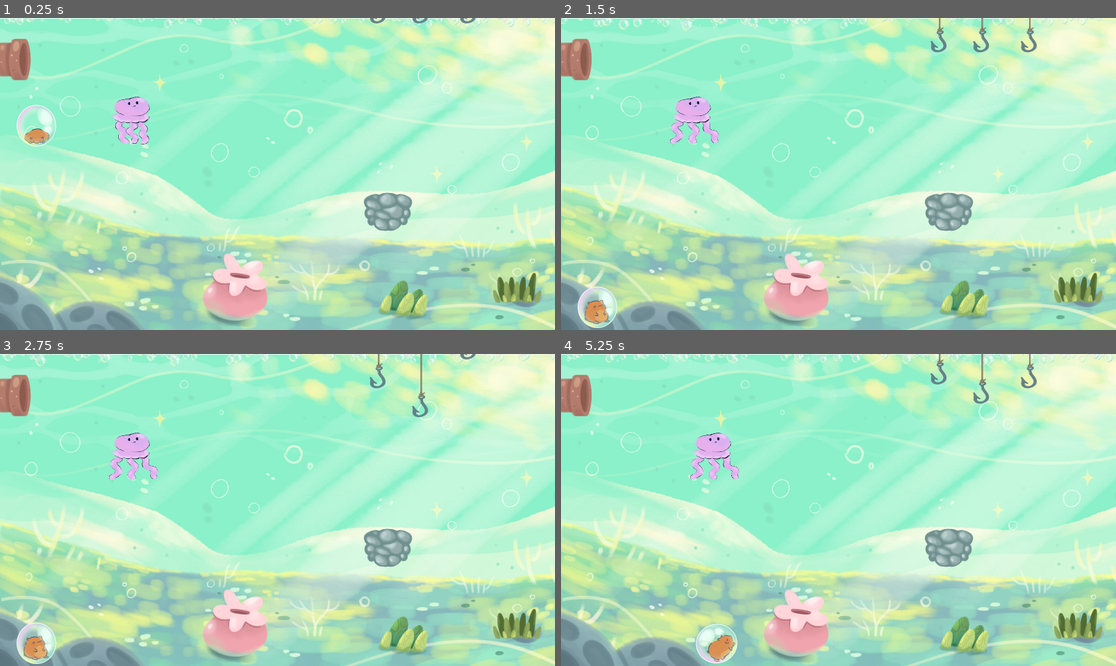
Above: before the commit, frames 1-4 (two rows, left to right).
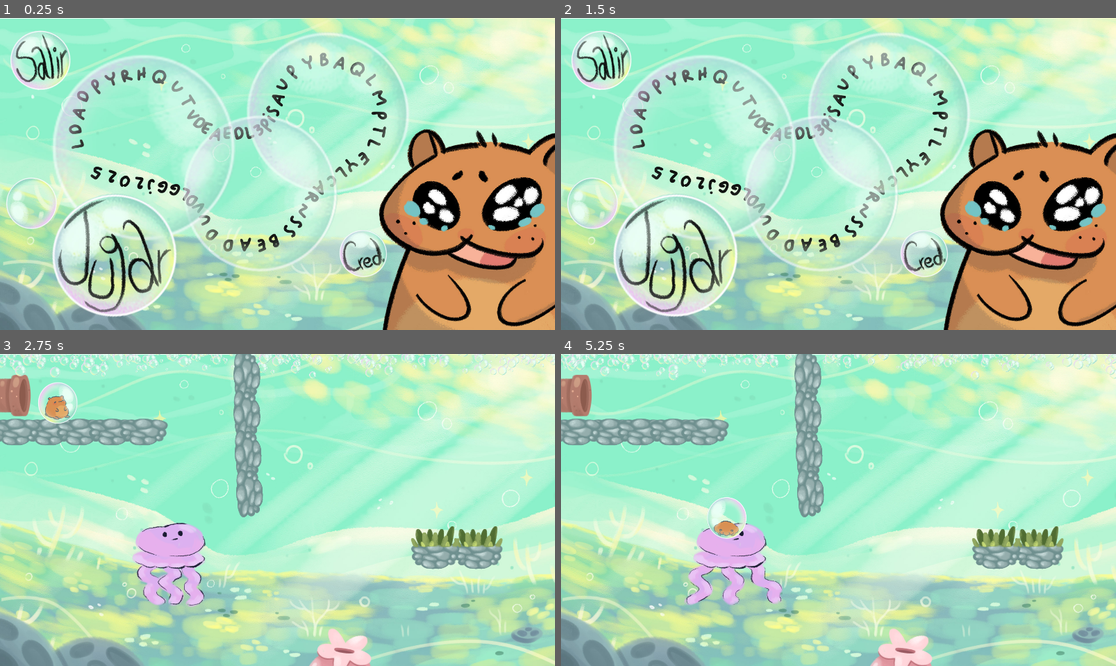
Above: after the commit, the same moments.

Repository: FedeAdra25/gamejam2025
Game: Godot game, scene res://levels/title_screen.tscn
Two runs of this game, one before a commit and one after it. Both use one fixed random seed, a clock stepped at 60 frames per second and the inputs below. Before the commit the project starts from res://levels/level_1.tscn. The engine's default icon, where the game draws it, is replaced by a stand-in: a white triangle on a blue panel in a dark square.
Inputs (mouse positions are in pixels of both pictures, inside the frame that each line leads up to):
- Up to frame 1 (0.25 s): no input
- Up to frame 2 (1.5 s): click (921, 255) at 0.52 s; click (594, 52) at 1.27 s
- Up to frame 3 (2.75 s): click (122, 597) at 2.02 s
- Up to frame 4 (5.25 s): move the mouse to (960, 494) at 2.77 s; hold D (right) 2.78-4.28 s; click (960, 494) at 2.92 s; tap Space (jump) at 3.02, 3.77 s; move the mouse to (727, 525) at 3.52 s; move the mouse to (894, 441) at 4.27 s; hold A (left) 4.28-5.03 s; move the mouse to (810, 572) at 5.02 s; hold D (right) from 5.03 s (still down); click (810, 572) at 5.17 s

The runs differ from the first frame. In frame 1, 46% of the frame differs, in the area x 0-100%, y 0-100%; in frame 2, 46%; in frame 3, 18%; in frame 4, 18%.
Error before the commit: Invalid access to property or key 'position' on a base object of type 'null instance'. (res://scripts/camera_follow.gd:9)

Commit message:
FINAL?

Diff:
--- /dev/null
+++ b/bombon/1_level.tscn
@@ -0,0 +1,163 @@
+[gd_scene load_steps=14 format=3 uid="uid://cjpbyobmve6kq"]
+
+[ext_resource type="Script" path="res://scripts/exit_script.gd" id="1_p4huw"]
+[ext_resource type="PackedScene" uid="uid://dt1aw6txf0sk3" path="res://scenes/surface.tscn" id="2_cl5yu"]
+[ext_resource type="Texture2D" uid="uid://ci2i83qulla2u" path="res://sprites/Background 0.3.jpg" id="3_hu38a"]
+[ext_resource type="Texture2D" uid="uid://bjj5myaluho47" path="res://sprites/pipe.png" id="4_muwo2"]
+[ext_resource type="Texture2D" uid="uid://ckbwehd1arqx" path="res://sprites/bubble.png" id="5_qrb7o"]
+[ext_resource type="PackedScene" uid="uid://dvg0crd22tv4v" path="res://scenes/camera.tscn" id="6_j5cec"]
+[ext_resource type="PackedScene" path="res://scenes/bubble_generator.tscn" id="7_0jlnq"]
+[ext_resource type="PackedScene" uid="uid://bd3l37avnu1at" path="res://scenes/jelly.tscn" id="8_pdqgo"]
+[ext_resource type="PackedScene" uid="uid://575duwk8wwow" path="res://scenes/playerrb.tscn" id="9_iuuki"]
+[ext_resource type="PackedScene" uid="uid://cvpqh8us1qj2e" path="res://scenes/platform_with_spikes.tscn" id="11_5jlca"]
+[ext_resource type="PackedScene" uid="uid://b6mayorbuqksf" path="res://scenes/platform.tscn" id="11_ujc4c"]
+
+[sub_resource type="WorldBoundaryShape2D" id="WorldBoundaryShape2D_n0ryr"]
+
+[sub_resource type="ParticleProcessMaterial" id="ParticleProcessMaterial_gdfc7"]
+particle_flag_disable_z = true
+emission_shape_offset = Vector3(2000, 0, 0)
+emission_shape_scale = Vector3(2000, 30, 1)
+emission_shape = 3
+emission_box_extents = Vector3(1, 1, 1)
+gravity = Vector3(0, 98, 0)
+scale_min = 0.01
+scale_max = 0.3
+
+[node name="Level1" type="Node2D"]
+position = Vector2(-6, 0)
+
+[node name="Node" type="Node" parent="."]
+script = ExtResource("1_p4huw")
+
+[node name="Surface" parent="." instance=ExtResource("2_cl5yu")]
+position = Vector2(6, 12)
+
+[node name="Scenario" type="Node2D" parent="."]
+
+[node name="Background" type="Node2D" parent="Scenario"]
+
+[node name="Sprite2D" type="Sprite2D" parent="Scenario/Background"]
+z_index = -1
+texture = ExtResource("3_hu38a")
+centered = false
+
+[node name="Props" type="Node2D" parent="Scenario"]
+
+[node name="Pipe" type="Sprite2D" parent="Scenario/Props"]
+position = Vector2(57, 149)
+scale = Vector2(0.556, 0.556)
+texture = ExtResource("4_muwo2")
+
+[node name="Pipe2" type="Sprite2D" parent="Scenario/Props"]
+position = Vector2(2346, 995)
+rotation = 3.14159
+scale = Vector2(0.556, 0.556)
+texture = ExtResource("4_muwo2")
+
+[node name="Floor" type="Node2D" parent="Scenario"]
+position = Vector2(594, 647)
+
+[node name="StaticFloor" type="StaticBody2D" parent="Scenario/Floor"]
+position = Vector2(339, 413)
+
+[node name="CollisionShape2D" type="CollisionShape2D" parent="Scenario/Floor/StaticFloor"]
+shape = SubResource("WorldBoundaryShape2D_n0ryr")
+one_way_collision = true
+
+[node name="Ceiling" type="Node2D" parent="Scenario"]
+
+[node name="GPUParticles2D" type="GPUParticles2D" parent="Scenario/Ceiling"]
+amount = 400
+process_material = SubResource("ParticleProcessMaterial_gdfc7")
+texture = ExtResource("5_qrb7o")
+preprocess = 2.0
+visibility_rect = Rect2(0, 0, 3000, 200)
+
+[node name="Camera2D" parent="." instance=ExtResource("6_j5cec")]
+position = Vector2(204, 144)
+
+[node name="BackgroundMusic" type="Node2D" parent="."]
+
+[node name="AudioStreamPlayer2D" type="AudioStreamPlayer2D" parent="BackgroundMusic"]
+
+[node name="BubbleGenerator" parent="." instance=ExtResource("7_0jlnq")]
+position = Vector2(1169, 578)
+
+[node name="Jelly" parent="." instance=ExtResource("8_pdqgo")]
+position = Vector2(565, 706)
+scale = Vector2(0.686189, 0.605094)
+SPEED = 0.0
+amountToMove = Vector2(0, 0)
+start_delay = 1e+17
+DELAY = 0.0
+
+[node name="Player" parent="." instance=ExtResource("9_iuuki")]
+unique_name_in_owner = true
+position = Vector2(204, 144)
+
+[node name="RemoteTransform2D" parent="Player/PlayerPhysics" index="2"]
+remote_path = NodePath("../../../Camera2D")
+
+[node name="Platforms" type="Node" parent="."]
+
+[node name="Platform1" parent="Platforms" instance=ExtResource("11_ujc4c")]
+position = Vector2(171, 272)
+scale = Vector2(0.710238, 0.779201)
+
+[node name="Platform2" parent="Platforms" instance=ExtResource("11_ujc4c")]
+position = Vector2(55, 266)
+scale = Vector2(0.803261, 0.803261)
+
+[node name="Platform3" parent="Platforms" instance=ExtResource("11_ujc4c")]
+position = Vector2(277, 264)
+scale = Vector2(0.745949, 0.745949)
+
+[node name="Platform4" parent="Platforms" instance=ExtResource("11_ujc4c")]
+position = Vector2(389, 272)
+scale = Vector2(0.789714, 0.789714)
+
+[node name="Platform5" parent="Platforms" instance=ExtResource("11_ujc4c")]
+position = Vector2(497, 268)
+scale = Vector2(0.744154, 0.744154)
+
+[node name="Platform6" parent="Platforms" instance=ExtResource("11_ujc4c")]
+position = Vector2(851, 96)
+rotation = -1.58932
+scale = Vector2(1.00357, 0.821281)
+
+[node name="Platform7" parent="Platforms" instance=ExtResource("11_ujc4c")]
+position = Vector2(851, 230)
+rotation = -1.6143
+scale = Vector2(1.01562, 0.792391)
+
+[node name="Platform8" parent="Platforms" instance=ExtResource("11_ujc4c")]
+position = Vector2(855, 368)
+rotation = -1.6143
+scale = Vector2(0.99632, 0.766909)
+
+[node name="PlatformWithSpikes" parent="Platforms" instance=ExtResource("11_5jlca")]
+position = Vector2(2339, 668)
+scale = Vector2(0.70478, 0.70478)
+
+[node name="PlatformWithSpikes2" parent="Platforms" instance=ExtResource("11_5jlca")]
+position = Vector2(2241, 670)
+scale = Vector2(0.70478, 0.70478)
+
+[node name="PlatformWithSpikes3" parent="Platforms" instance=ExtResource("11_5jlca")]
+position = Vector2(2137, 676)
+scale = Vector2(0.70478, 0.70478)
+
+[node name="PlatformWithSpikes4" parent="Platforms" instance=ExtResource("11_5jlca")]
+position = Vector2(2031, 672)
+scale = Vector2(0.70478, 0.70478)
+
+[node name="PlatformWithSpikes6" parent="Platforms" instance=ExtResource("11_5jlca")]
+position = Vector2(1655, 688)
+scale = Vector2(0.70478, 0.70478)
+
+[node name="PlatformWithSpikes7" parent="Platforms" instance=ExtResource("11_5jlca")]
+position = Vector2(1549, 690)
+scale = Vector2(0.70478, 0.70478)
+
+[editable path="Player"]
--- a/bombon/levels/credits.tscn
+++ b/bombon/levels/credits.tscn
@@ -1,14 +1,13 @@
-[gd_scene load_steps=11 format=3 uid="uid://c8g1a0s80ohuo"]
+[gd_scene load_steps=10 format=3 uid="uid://c8g1a0s80ohuo"]
 
 [ext_resource type="Script" path="res://scripts/credits_animator.gd" id="1_wp0at"]
 [ext_resource type="Texture2D" uid="uid://di34l6tl3wjob" path="res://sprites/credits00.jpg" id="2_isqim"]
 [ext_resource type="Texture2D" uid="uid://cgy2qdosgv4hh" path="res://sprites/credits01.jpg" id="3_pklng"]
 [ext_resource type="Texture2D" uid="uid://cnfkfphbfrpom" path="res://sprites/credits02.jpg" id="4_ry4ln"]
 [ext_resource type="Texture2D" uid="uid://b1axv2ve1wtef" path="res://sprites/credits03.jpg" id="5_4hiqs"]
-[ext_resource type="Script" path="res://scripts/load_scene.gd" id="6_7cn7y"]
 [ext_resource type="Script" path="res://scripts/exit_script.gd" id="6_uv382"]
-[ext_resource type="Texture2D" uid="uid://cgd7b1utofia5" path="res://icon.svg" id="7_p3opw"]
-[ext_resource type="PackedScene" uid="uid://c06fu6nuuvn3d" path="res://levels/title_screen.tscn" id="9_avbbq"]
+[ext_resource type="Script" path="res://scripts/boton_volver_menu.gd" id="8_2cmpy"]
+[ext_resource type="Texture2D" uid="uid://1mtlmif8ad6b" path="res://sprites/menu.png" id="8_laqx5"]
 
 [sub_resource type="SpriteFrames" id="SpriteFrames_u5n0f"]
 animations = [{
@@ -41,12 +40,10 @@
 script = ExtResource("6_uv382")
 
 [node name="Botón_Volver" type="Button" parent="."]
-offset_left = 67.0
-offset_top = 77.0
-offset_right = 203.0
-offset_bottom = 213.0
-icon = ExtResource("7_p3opw")
-script = ExtResource("6_7cn7y")
-scene = ExtResource("9_avbbq")
+offset_right = 136.0
+offset_bottom = 136.0
+icon = ExtResource("8_laqx5")
+flat = true
+script = ExtResource("8_2cmpy")
 
 [connection signal="pressed" from="Botón_Volver" to="Botón_Volver" method="_on_pressed"]
--- a/bombon/levels/level_1.tscn
+++ b/bombon/levels/level_1.tscn
@@ -16,7 +16,7 @@
 [ext_resource type="PackedScene" uid="uid://bd2t10pe6o5ja" path="res://scenes/spikes.tscn" id="13_qrmwc"]
 [ext_resource type="PackedScene" uid="uid://b6mayorbuqksf" path="res://scenes/platform.tscn" id="13_yaf3g"]
 [ext_resource type="PackedScene" uid="uid://cgtbdkncq2wat" path="res://scenes/pipe_end.tscn" id="14_c1ubq"]
-[ext_resource type="PackedScene" uid="uid://cjpbyobmve6kq" path="res://levels/1_level.tscn" id="15_t5lyc"]
+[ext_resource type="PackedScene" uid="uid://cjpbyobmve6kq" path="res://1_level.tscn" id="15_t5lyc"]
 
 [sub_resource type="WorldBoundaryShape2D" id="WorldBoundaryShape2D_n0ryr"]
 
--- a/bombon/levels/title_screen.tscn
+++ b/bombon/levels/title_screen.tscn
@@ -1,13 +1,35 @@
-[gd_scene load_steps=3 format=3 uid="uid://c06fu6nuuvn3d"]
+[gd_scene load_steps=5 format=3 uid="uid://c06fu6nuuvn3d"]
 
-[ext_resource type="Texture2D" uid="uid://cgd7b1utofia5" path="res://icon.svg" id="1_sblrs"]
 [ext_resource type="Script" path="res://scripts/exit_script.gd" id="1_u6g1i"]
+[ext_resource type="Texture2D" uid="uid://c6rfmh8dl5pep" path="res://sprites/title_background.jpg" id="2_oxyha"]
+[ext_resource type="Script" path="res://scripts/button_play.gd" id="3_gjsm6"]
+[ext_resource type="Script" path="res://scripts/button_credits.gd" id="4_n2845"]
 
 [node name="TitleScreen" type="Node2D"]
 
-[node name="Sprite2D" type="Sprite2D" parent="."]
-position = Vector2(175, 158)
-texture = ExtResource("1_sblrs")
-
 [node name="Node" type="Node" parent="."]
 script = ExtResource("1_u6g1i")
+
+[node name="TitleBackground" type="Sprite2D" parent="."]
+texture = ExtResource("2_oxyha")
+centered = false
+
+[node name="button play" type="Button" parent="TitleBackground"]
+offset_left = 170.0
+offset_top = 590.0
+offset_right = 305.0
+offset_bottom = 727.0
+scale = Vector2(3.61854, 3.61854)
+flat = true
+script = ExtResource("3_gjsm6")
+
+[node name="button credits" type="Button" parent="TitleBackground"]
+offset_left = 1186.0
+offset_top = 753.0
+offset_right = 1322.0
+offset_bottom = 889.0
+flat = true
+script = ExtResource("4_n2845")
+
+[connection signal="pressed" from="TitleBackground/button play" to="TitleBackground/button play" method="_on_pressed"]
+[connection signal="pressed" from="TitleBackground/button credits" to="TitleBackground/button credits" method="_on_pressed"]
--- a/bombon/project.godot
+++ b/bombon/project.godot
@@ -11,7 +11,7 @@
 [application]
 
 config/name="Bombon"
-run/main_scene="res://levels/level_1.tscn"
+run/main_scene="res://levels/title_screen.tscn"
 config/features=PackedStringArray("4.3", "Forward Plus")
 config/icon="res://icon.svg"
 
--- a/bombon/puffer.tscn
+++ /dev/null
@@ -1,7 +0,0 @@
-[gd_scene format=3 uid="uid://cc2i3n1mnfmtp"]
-
-[node name="puffer" type="Area2D"]
-
-[node name="Sprite2D" type="Sprite2D" parent="."]
-
-[node name="CollisionShape2D" type="CollisionShape2D" parent="."]
--- /dev/null
+++ b/bombon/scenes/button.tscn
@@ -0,0 +1,10 @@
+[gd_scene load_steps=2 format=3 uid="uid://jbyfbmmldemd"]
+
+[ext_resource type="Script" path="res://scripts/load_scene.gd" id="2_lxopk"]
+
+[node name="Botón_Volver" type="Button"]
+offset_right = 136.0
+offset_bottom = 136.0
+script = ExtResource("2_lxopk")
+
+[connection signal="pressed" from="." to="." method="_on_pressed"]
--- /dev/null
+++ b/bombon/scripts/boton_volver_menu.gd
@@ -0,0 +1,8 @@
+extends Button
+
+var scene
+func _ready() -> void:
+	scene = preload("res://levels/title_screen.tscn").instantiate()
+func _on_pressed() -> void:
+	print(scene)
+	get_tree().change_scene_to_file("res://levels/title_screen.tscn")
--- /dev/null
+++ b/bombon/scripts/botón_salir.gd
@@ -0,0 +1,4 @@
+extends Button
+
+func _on_pressed() -> void:
+	get_tree().quit(0)
--- /dev/null
+++ b/bombon/scripts/button_credits.gd
@@ -0,0 +1,8 @@
+extends Button
+
+var scene
+func _ready() -> void:
+	scene = preload("res://levels/credits.tscn").instantiate()
+func _on_pressed() -> void:
+	print(scene)
+	get_tree().change_scene_to_file("res://levels/credits.tscn")
--- /dev/null
+++ b/bombon/scripts/button_play.gd
@@ -0,0 +1,8 @@
+extends Button
+
+var scene
+func _ready() -> void:
+	scene = preload("res://levels/1_level.tscn").instantiate()
+func _on_pressed() -> void:
+	print(scene)
+	get_tree().change_scene_to_file("res://levels/1_level.tscn")
--- a/bombon/scripts/load_scene.gd
+++ b/bombon/scripts/load_scene.gd
@@ -2,5 +2,10 @@
 
 @export var scene : PackedScene
 
+func _ready() -> void:
+	print(scene)
+
 func _on_pressed() -> void:
+	print(scene)
+	scene.instantiate()
 	get_tree().change_scene_to_packed(scene)
Not shown: 1 places in bombon/levels/3_level.tscn that only renumber resources
Not shown, added: bombon/sfx/shark_ambient_sfx.ogg.import
Not shown, added: bombon/sfx/shark_sfx.ogg.import
Binary file added: bombon/sprites/bubble_test.png
Not shown, added: bombon/sprites/bubble_test.png.import
Binary file added: bombon/sprites/menu.png
Not shown, added: bombon/sprites/menu.png.import
Binary file changed: bombon/sprites/spikes.png
